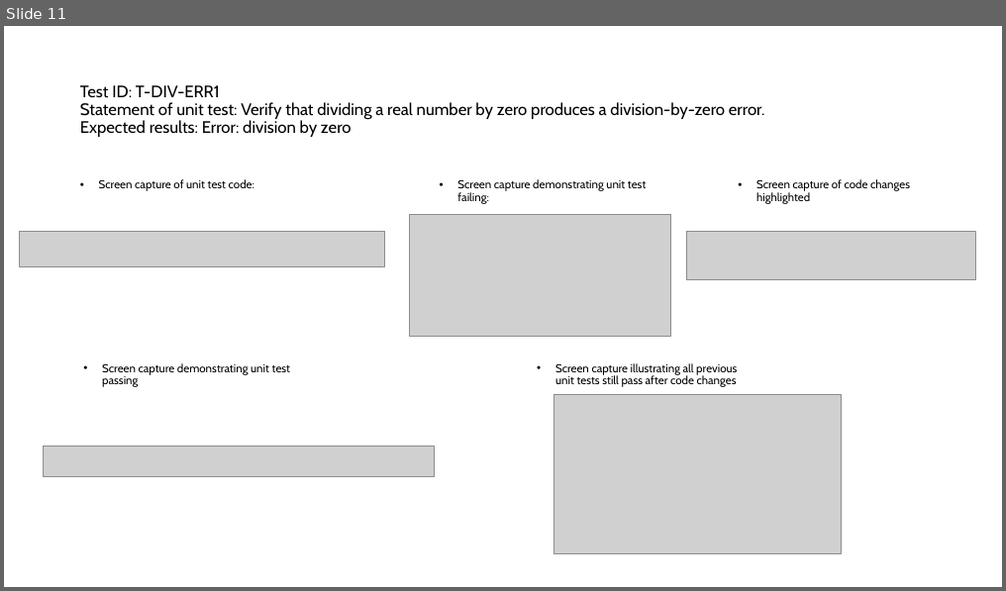
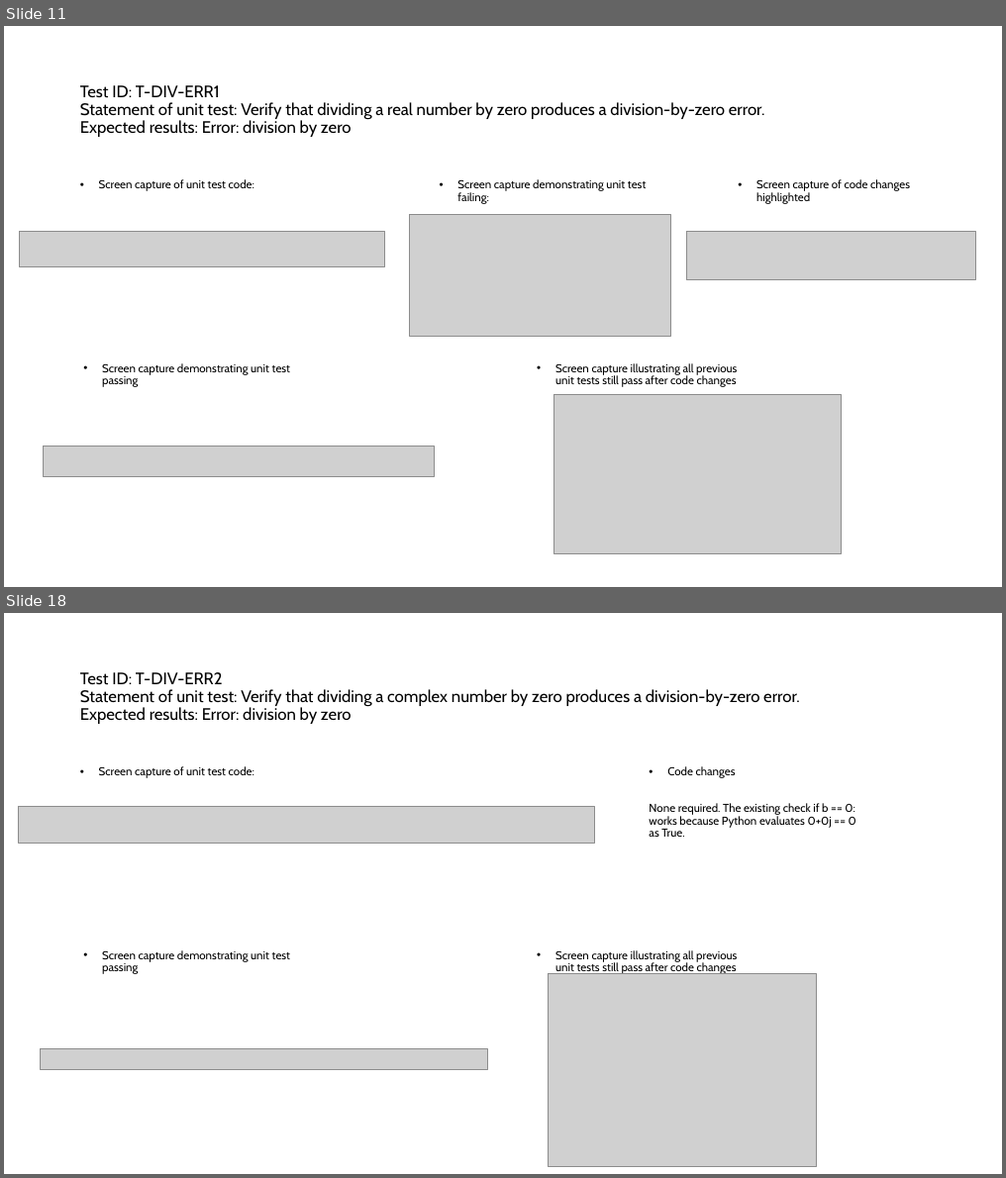
Before and after one commit to ykl1r0/ecse428-assignment-a, a slide deck: powerpoint-to-submit/ecse-428-assignment-a.pptx. Shown one above the other, each under a label of ours: slide 11 before the commit, slides 11 and 18 after it; the slides between them are not shown. The pictures are 1006x591 and 1006x1178 pixels, drawn with LibreOffice and Linux fonts; fonts in the diff are those of the drawing; grey boxes stand for pictures. Boxes give left, top, right and bottom in pixels: in the first picture for what was removed or moved away, otherwise in the second. Text is boxed around its words. In the diff, an @@ line names an element or a change of style, - is before the commit and + after.

```diff
--- a/powerpoint-to-submit/ecse-428-assignment-a.pptx
+++ b/powerpoint-to-submit/ecse-428-assignment-a.pptx
@@ slide 18 added at (x1=4, y1=613, x2=1002, y2=1174), background #FFFFFF @@
@@ title added at (x1=80, y1=672, x2=800, y2=724), 16 pt, text #000000 @@
+Test ID: T-DIV-ERR2
+Statement of unit test: Verify that dividing a complex number by zero produces a division-by-zero error.
+Expected results: Error: division by zero
@@ text added at (x1=99, y1=766, x2=254, y2=778), 11 pt, text #000000 @@
+• Screen capture of unit test code:
@@ text added at (x1=648, y1=766, x2=856, y2=837), 11 pt, text #000000 @@
+• Code changes
+None required. The existing check if b == 0: works because Python evaluates 0+0j == 0 as True.
@@ picture added at (x1=18, y1=806, x2=594, y2=843) @@
@@ text added at (x1=102, y1=951, x2=290, y2=974), 11 pt, text #000000 @@
+• Screen capture demonstrating unit test passing
@@ text added at (x1=555, y1=951, x2=737, y2=974), 11 pt, text #000000 @@
+• Screen capture illustrating all previous unit tests still pass after code changes
@@ picture added at (x1=548, y1=973, x2=816, y2=1167) @@
@@ picture added at (x1=40, y1=1049, x2=487, y2=1069) @@
```
Also in this commit, not shown: 9 other slides added, 1 slide removed, 1 other file.
